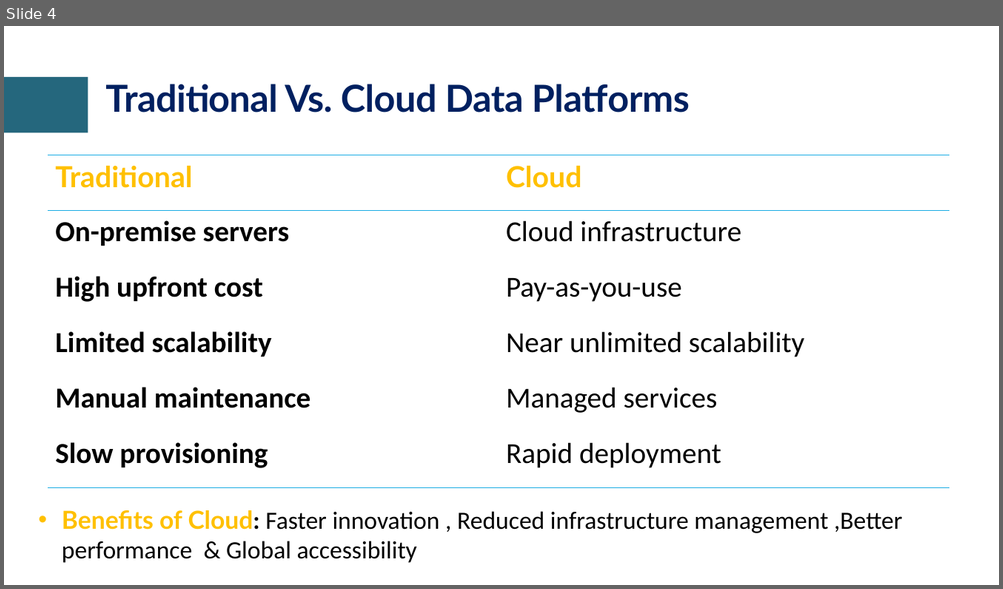
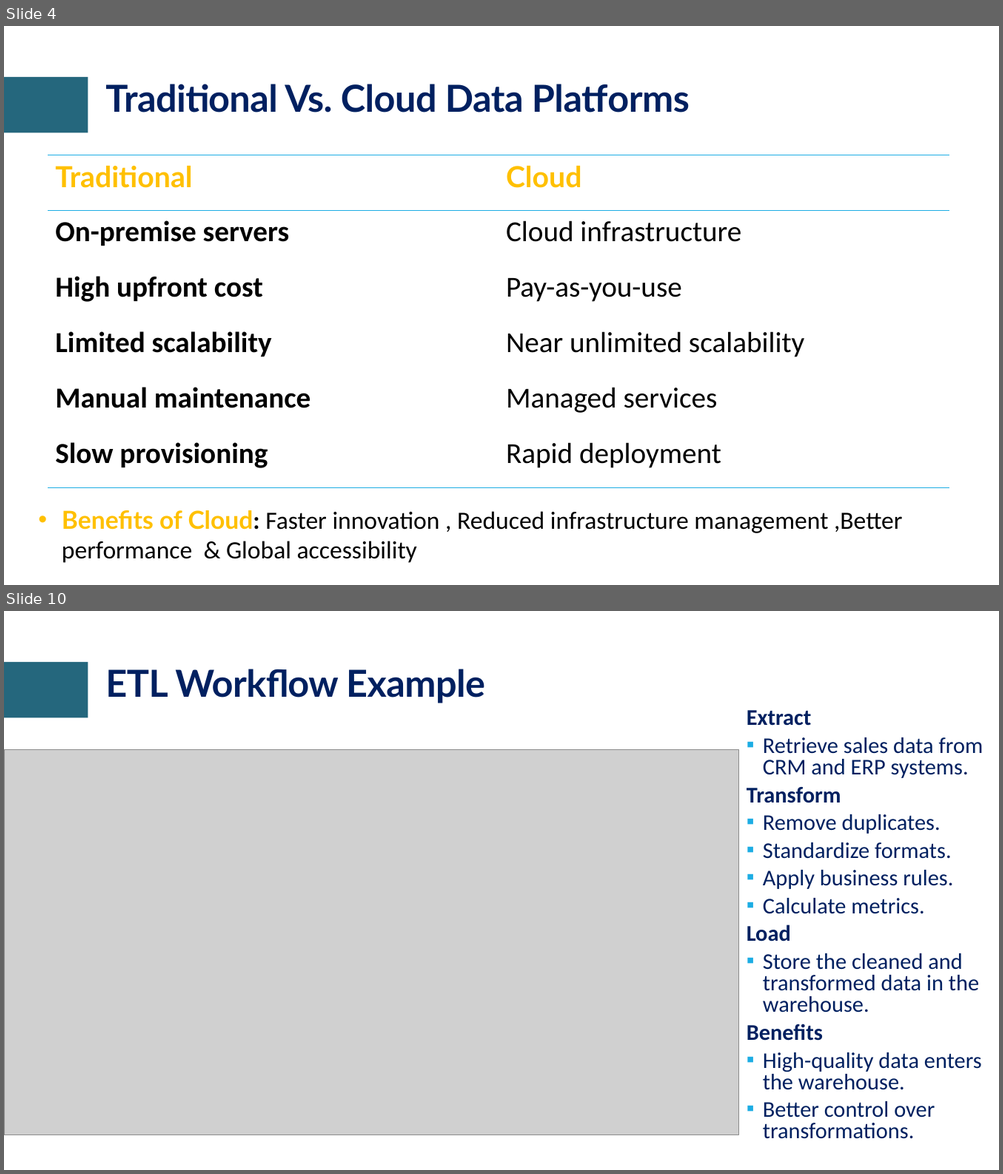
Before and after one commit to craftmulesoft/DataEngineering, a slide deck: Module 3 - Cloud Warehousing & Data Transformation/Cloud Data Platforms & Date Warehousing.pptx. Shown one above the other, each under a label of ours: slide 4 before the commit, slides 4 and 10 after it; the slides between them are not shown. The pictures are 1003x589 and 1003x1174 pixels, drawn with LibreOffice and Linux fonts; fonts in the diff are those of the drawing; grey boxes stand for pictures; background and template pictures are left out. Boxes give left, top, right and bottom in pixels: in the first picture for what was removed or moved away, otherwise in the second. Text is boxed around its words. In the diff, an @@ line names an element or a change of style, - is before the commit and + after.

Commit message:
Data Engineering Acclerator Program

```diff
--- a/Module 3 - Cloud Warehousing & Data Transformation/Cloud Data Platforms & Date Warehousing.pptx
+++ b/Module 3 - Cloud Warehousing & Data Transformation/Cloud Data Platforms & Date Warehousing.pptx
@@ slide 10 added at <box>4,611,999,1170</box>, background #FFFFFF; not listed: 1 template element that a slide beside it also shows @@
@@ title added at <box>105,669,485,703</box>, 36 pt, text #002060, bold @@
+ETL Workflow Example
@@ text added at <box>746,710,983,1139</box>, 21.7 pt, text #002060 @@
+Extract
+▪ Retrieve sales data from CRM and ERP systems.
+Transform
+▪ Remove duplicates.
+▪ Standardize formats.
+▪ Apply business rules.
+▪ Calculate metrics.
+Load
+▪ Store the cleaned and transformed data in the warehouse.
+Benefits
+▪ High-quality data enters the warehouse.
+▪ Better control over transformations.
@@ picture added at <box>4,750,739,1136</box> @@
```
Also in this commit, not shown: 1 slide changed, 9 other slides added, 1 slide removed, 2 other files.
